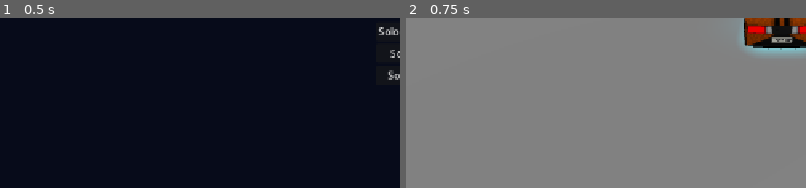
Above: before the commit, frames 1-2 (left to right).
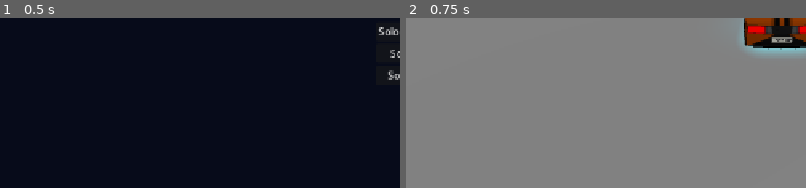
Above: after the commit, the same moments.

Repository: khanhonthetrack/speedfest
Game: Godot game, scene res://ui/main_menu.tscn
Same seed, same stepped clock (60 frames per second), same inputs: the game is played once before the commit and once after it.
Inputs:
- Up to frame 1 (0.5 s): no input
- Up to frame 2 (0.75 s): click "Solo: Neon Downtown" at 0.5 s
The pictures show only the part of the screen within x 3-53%, y 38-88%; the shares and areas given below are measured in that part.

Frame 1 is identical in both runs. In frame 2, 0.1% of the frame differs, in the area x 90-98%, y 4-10%.

Commit message:
visuals: mesh cache, ghost material, budgets test, bench, module doc

Diff:
--- a/game/cars/visual/car_visual.gd
+++ b/game/cars/visual/car_visual.gd
@@ -46,7 +46,9 @@
 var _glass_mat: StandardMaterial3D
 var _glow_mat: ShaderMaterial
 var _flame_mat: ShaderMaterial
+var _ghost_mat: StandardMaterial3D
 var _wheel_base: Array[Vector3] = []
+var _wheel_xf: Array[Transform3D] = [Transform3D(), Transform3D(), Transform3D(), Transform3D()]
 var _steer := 0.0
 var _spin: Array = [0.0, 0.0, 0.0, 0.0]
 var _susp: Array = [0.0, 0.0, 0.0, 0.0]
@@ -58,6 +60,11 @@
 var _headlights_real := false
 var _rim_design := -1
 var _built_body_key := ""
+
+## Geometry cache shared by all CarVisuals: "car:parts" -> body mesh (+ info), "car:rim" -> wheel meshes.
+## Materials are per instance (surface overrides), so cars with the same parts share meshes.
+static var _mesh_cache: Dictionary = {}
+const CACHE_MAX := 48
 
 static var _trim_mat: StandardMaterial3D
 static var _chrome_mat: StandardMaterial3D
@@ -153,7 +160,8 @@
 		var wb := hub * Basis(Vector3.RIGHT, -spin)
 		if side < 0.0:
 			wb = wb * Basis(Vector3.UP, PI)
-		mm.set_instance_transform(i, Transform3D(wb, pos))
+		_wheel_xf[i] = Transform3D(wb, pos)
+		mm.set_instance_transform(i, _wheel_xf[i])
 		var cal_off := hub * Vector3(side * dx, 0, 0)
 		var cal_b := hub
 		if i >= 2:
@@ -184,14 +192,24 @@
 
 func set_ghost(alpha: float) -> void:
 	_ghost = clampf(alpha, 0.0, 1.0)
-	var tr := 1.0 - _ghost
+	var ghosted := _ghost < 0.999
+	if ghosted:
+		if _ghost_mat == null:
+			_ghost_mat = StandardMaterial3D.new()
+			_ghost_mat.transparency = BaseMaterial3D.TRANSPARENCY_ALPHA
+			_ghost_mat.depth_draw_mode = BaseMaterial3D.DEPTH_DRAW_ALWAYS
+			_ghost_mat.roughness = 0.25
+			_ghost_mat.metallic = 0.3
+			_ghost_mat.emission_enabled = true
+		var pc := Color(String(style.get("paint", "#ffffff")))
+		_ghost_mat.albedo_color = Color(pc.r, pc.g, pc.b, _ghost * 0.85)
+		_ghost_mat.emission = pc * 0.25
 	for gi in [_body, _wheels_mm, _calipers_mm]:
 		if gi:
-			(gi as GeometryInstance3D).transparency = tr
-			(gi as GeometryInstance3D).cast_shadow = GeometryInstance3D.SHADOW_CASTING_SETTING_ON if _ghost > 0.95 else GeometryInstance3D.SHADOW_CASTING_SETTING_OFF
+			(gi as GeometryInstance3D).material_override = _ghost_mat if ghosted else (_wheel_mat if gi != _body else null)
+			(gi as GeometryInstance3D).cast_shadow = GeometryInstance3D.SHADOW_CASTING_SETTING_OFF if ghosted else GeometryInstance3D.SHADOW_CASTING_SETTING_ON
 	if _plate:
-		_plate.modulate.a = _ghost
-		_plate.outline_modulate.a = 0.0
+		_plate.visible = not ghosted or _ghost > 0.7
 	visible = _ghost > 0.01
 	set_underglow_enabled(_underglow_on)
 	set_nitro(_nitro)
@@ -246,6 +264,11 @@
 		_head_spots.append(sp)
 
 
+## Current transform of wheel i (FL, FR, RL, RR) in CarVisual space.
+func get_wheel_transform(i: int) -> Transform3D:
+	return _wheel_xf[clampi(i, 0, 3)]
+
+
 func get_triangle_count() -> int:
 	return triangle_count
 
@@ -268,14 +291,25 @@
 
 
 func _build_body() -> void:
-	var kit := MeshKit.new()
-	CarBody.build_shell(shape, kit)
-	CarBody.build_greenhouse(shape, kit)
-	info = CarParts.build(shape, kit, style)
+	var key := car_id + ":" + _body_key()
+	var entry: Dictionary = _mesh_cache.get(key, {})
+	if entry.is_empty():
+		var kit := MeshKit.new()
+		CarBody.build_shell(shape, kit)
+		CarBody.build_greenhouse(shape, kit)
+		var inf := CarParts.build(shape, kit, style)
+		entry = {"mesh": kit.commit({}), "info": inf, "tris": kit.tri_count()}
+		if _mesh_cache.size() >= CACHE_MAX:
+			_mesh_cache.clear()
+		_mesh_cache[key] = entry
+	info = (entry["info"] as Dictionary).duplicate(true)
+	var mesh: ArrayMesh = entry["mesh"]
+	_body.mesh = mesh
 	var mats := {"paint": _paint_mat, "glass": _glass_mat, "trim": _trim_mat, "chrome": _chrome_mat, "lights": _lights_mat}
-	_body.mesh = kit.commit(mats)
+	for i in mesh.get_surface_count():
+		_body.set_surface_override_material(i, mats.get(mesh.surface_get_name(i)))
 	_built_body_key = _body_key()
-	_body_tris = kit.tri_count()
+	_body_tris = int(entry["tris"])
 	triangle_count = _body_tris + _wheel_tris
 	# license plate
 	_plate.text = String(style["plate"])
@@ -291,10 +325,12 @@
 func _build_wheels() -> void:
 	_rim_design = int(style["rims"])
 	var g := shape.g
-	var wheel := CarWheels.build_wheel(g["wheel_radius"], g["wheel_width"], _rim_design)
-	wheel.surface_set_material(0, _wheel_mat)
-	var cal := CarWheels.build_caliper(g["wheel_radius"])
-	cal.surface_set_material(0, _wheel_mat)
+	var wkey := car_id + ":" + str(_rim_design)
+	if not _mesh_cache.has(wkey):
+		_mesh_cache[wkey] = {"wheel": CarWheels.build_wheel(g["wheel_radius"], g["wheel_width"], _rim_design),
+			"cal": CarWheels.build_caliper(g["wheel_radius"])}
+	var wheel: ArrayMesh = _mesh_cache[wkey]["wheel"]
+	var cal: ArrayMesh = _mesh_cache[wkey]["cal"]
 	if _wheels_mm == null:
 		_wheels_mm = MultiMeshInstance3D.new()
 		_wheels_mm.name = "Wheels"
@@ -308,6 +344,7 @@
 		mm.mesh = pair[1]
 		mm.instance_count = 4
 		(pair[0] as MultiMeshInstance3D).multimesh = mm
+		(pair[0] as MultiMeshInstance3D).material_override = _wheel_mat
 	_wheel_base = CarDefs.wheel_positions(car_id)
 	var tw := 0
 	for m in [wheel, cal]:
@@ -346,7 +383,7 @@
 func _build_nitro() -> void:
 	if Settings.is_compat():
 		var cp := CPUParticles3D.new()
-		cp.amount = 40
+		cp.amount = 56
 		cp.lifetime = 0.35
 		cp.local_coords = false
 		cp.direction = Vector3(0, 0, 1)
@@ -365,7 +402,7 @@
 		_particles = cp
 	else:
 		var gp := GPUParticles3D.new()
-		gp.amount = 64
+		gp.amount = 80
 		gp.lifetime = 0.4
 		gp.local_coords = false
 		var pm := ParticleProcessMaterial.new()
@@ -393,7 +430,7 @@
 
 func _particle_mesh() -> QuadMesh:
 	var q := QuadMesh.new()
-	q.size = Vector2(0.22, 0.22)
+	q.size = Vector2(0.16, 0.16)
 	var m := StandardMaterial3D.new()
 	m.shading_mode = BaseMaterial3D.SHADING_MODE_UNSHADED
 	m.transparency = BaseMaterial3D.TRANSPARENCY_ALPHA
--- a/game/shaders/car_lights.gdshader
+++ b/game/shaders/car_lights.gdshader
@@ -27,7 +27,7 @@
 		alb = vec3(0.35, 0.0, 0.01);
 	} else if (type > 0.4) {
 		em = vec3(1.0, 0.98, 0.95) * reverse * 3.5;
-		alb = vec3(0.8);
+		alb = vec3(0.35);
 	} else if (type > 0.15) {
 		em = vec3(1.0, 0.45, 0.02) * 0.9;
 		alb = vec3(0.6, 0.3, 0.02);
--- a/game/shaders/car_paint.gdshader
+++ b/game/shaders/car_paint.gdshader
@@ -109,10 +109,13 @@
 	float spec = 0.6;
 	float coat = 1.0;
 	if (finish == 1) {
-		float fl = hash3(floor(lpos * 520.0));
+		// metallic flake, faded out with distance so it never turns into noise
+		vec3 fp = lpos * 520.0;
+		float fade = 1.0 - smoothstep(0.35, 1.0, length(fwidth(fp)));
+		float fl = mix(0.5, hash3(floor(fp)), fade);
 		metal = 0.72;
-		rough = 0.36 - fl * 0.16;
-		base *= 0.9 + 0.22 * fl;
+		rough = 0.34 - (fl - 0.5) * 0.18;
+		base *= 0.95 + 0.12 * fl;
 	} else if (finish == 2) {
 		vec3 shift = hue_shift(base, -0.09) * 1.1 + vec3(0.03);
 		base = mix(base, shift, clamp(fres * 1.6, 0.0, 1.0));
--- /dev/null
+++ b/game/tests/visual/bench.gd
@@ -0,0 +1,20 @@
+extends Node
+## Headless timing of CarVisual builds (garage / race startup cost).
+
+
+func _ready() -> void:
+	for id in CarDefs.IDS:
+		var cv := CarVisual.new()
+		add_child(cv)
+		var t0 := Time.get_ticks_usec()
+		cv.build(id, CarDefs.default_style(id))
+		var t1 := Time.get_ticks_usec()
+		var st := CarDefs.default_style(id)
+		st["spoiler"] = 4
+		cv.apply_style(st)
+		var t2 := Time.get_ticks_usec()
+		st["paint"] = "#00ff00"
+		cv.apply_style(st)
+		var t3 := Time.get_ticks_usec()
+		print("BENCH %s build=%dms parts=%dms paint=%dms" % [id, (t1 - t0) / 1000, (t2 - t1) / 1000, (t3 - t2) / 1000])
+	TestHooks.finish()
--- /dev/null
+++ b/game/tests/visual/bench.tscn
@@ -0,0 +1,6 @@
+[gd_scene load_steps=2 format=3]
+
+[ext_resource type="Script" path="res://tests/visual/bench.gd" id="1"]
+
+[node name="Bench" type="Node"]
+script = ExtResource("1")
--- /dev/null
+++ b/game/tests/visual/test_build.gd
@@ -0,0 +1,145 @@
+extends Node
+## Headless: builds every part combination of every car, checks triangle and draw-call budgets,
+## exercises the whole CarVisual API, and checks that paint-only style changes don't rebuild meshes.
+
+const MAX_TRIS := 25000
+const MAX_DRAWS := 12
+
+
+func _ready() -> void:
+	var t0 := Time.get_ticks_msec()
+	var worst_tris := 0
+	var worst_draws := 0
+	var combos := 0
+	var errors := 0
+	var full: bool = TestHooks.arg("full", true)
+	for id in CarDefs.IDS:
+		var cv := CarVisual.new()
+		add_child(cv)
+		cv.build(id, CarDefs.default_style(id))
+		var keys := ["hood", "front", "rear", "skirts", "spoiler"]
+		var counts: Array = []
+		for k in keys:
+			counts.append(int(CarDefs.PART_COUNTS[k]))
+		var total := 1
+		for c in counts:
+			total *= c
+		for n in total:
+			if not full and n % 7 != 0:
+				continue
+			var st := CarDefs.default_style(id)
+			var rem := n
+			for i in keys.size():
+				st[keys[i]] = rem % int(counts[i])
+				rem /= int(counts[i])
+			st["rims"] = n % int(CarDefs.PART_COUNTS["rims"])
+			cv.apply_style(st)
+			combos += 1
+			var tris := cv.get_triangle_count()
+			var draws := _draw_calls(cv)
+			worst_tris = maxi(worst_tris, tris)
+			worst_draws = maxi(worst_draws, draws)
+			if tris > MAX_TRIS or draws > MAX_DRAWS or tris <= 0:
+				errors += 1
+				if errors < 6:
+					TestHooks.fail("budget_%s_%d" % [id, n], "tris=%d draws=%d style=%s" % [tris, draws, str(st)])
+		TestHooks.check(_has_surfaces(cv, ["paint", "glass", "trim", "chrome", "lights"]), "surfaces_%s" % id)
+		_api(cv, id)
+		cv.queue_free()
+	print("combos=%d worst_tris=%d worst_draws=%d ms=%d" % [combos, worst_tris, worst_draws, Time.get_ticks_msec() - t0])
+	TestHooks.check(errors == 0, "all_combos_within_budget", "%d over budget" % errors)
+	_sanitize()
+	TestHooks.finish()
+
+
+## Draw calls of one car in the normal (non-nitro) state.
+func _draw_calls(cv: CarVisual) -> int:
+	var n := 0
+	for c in _all(cv):
+		if c is MeshInstance3D and (c as MeshInstance3D).visible and (c as MeshInstance3D).mesh:
+			n += (c as MeshInstance3D).mesh.get_surface_count()
+		elif c is MultiMeshInstance3D:
+			n += 1
+		elif c is Label3D:
+			n += 1
+	return n
+
+
+func _all(n: Node) -> Array:
+	var out: Array = []
+	for c in n.get_children():
+		out.append(c)
+		out.append_array(_all(c))
+	return out
+
+
+func _has_surfaces(cv: CarVisual, names: Array) -> bool:
+	var body := cv.get_node("Body") as MeshInstance3D
+	var have: Array = []
+	for i in body.mesh.get_surface_count():
+		have.append((body.mesh as ArrayMesh).surface_get_name(i))
+	for nm in names:
+		if not nm in have:
+			print("missing surface ", nm, " have ", have)
+			return false
+	return true
+
+
+func _api(cv: CarVisual, id: String) -> void:
+	var st := CarDefs.default_style(id)
+	cv.apply_style(st)
+	var body := cv.get_node("Body") as MeshInstance3D
+	var mesh_before := body.mesh
+	var wheels_before := (cv.get_node("Wheels") as MultiMeshInstance3D).multimesh
+	# paint-only changes must not rebuild geometry
+	for fin in CarDefs.FINISHES:
+		for liv in CarDefs.LIVERIES:
+			st["finish"] = fin
+			st["livery"] = liv
+			st["paint"] = "#3080ff"
+			st["hood_carbon"] = not st["hood_carbon"]
+			cv.apply_style(st)
+	for mode in CarDefs.UNDERGLOW_MODES:
+		st["underglow_mode"] = mode
+		cv.apply_style(st)
+	st["ride_height"] = -1.0
+	cv.apply_style(st)
+	var low := body.position.y
+	st["ride_height"] = 1.0
+	cv.apply_style(st)
+	TestHooks.check(body.position.y > low + 0.05, "ride_height_%s" % id, "low=%f high=%f" % [low, body.position.y])
+	TestHooks.check(body.mesh == mesh_before and (cv.get_node("Wheels") as MultiMeshInstance3D).multimesh == wheels_before,
+		"paint_only_no_rebuild_%s" % id)
+	st["plate"] = "TEST 1"
+	cv.apply_style(st)
+	TestHooks.check((body.get_node("Plate") as Label3D).text == "TEST 1", "plate_%s" % id)
+	cv.set_wheel_state(0.3, [1.0, 2.0, 3.0, 4.0], [0.02, -0.02, 0.0, 0.01])
+	cv.set_wheel_state(0.0, [], [])
+	cv.set_lights(true, true)
+	cv.set_nitro(true)
+	cv.set_nitro(false)
+	cv.set_ghost(0.4)
+	TestHooks.check(body.material_override != null and body.material_override.transparency != BaseMaterial3D.TRANSPARENCY_DISABLED, "ghost_%s" % id)
+	cv.set_ghost(1.0)
+	TestHooks.check(body.material_override == null, "unghost_%s" % id)
+	cv.set_underglow_enabled(false)
+	cv.set_underglow_enabled(true)
+	cv.set_headlights_real(true)
+	cv.set_headlights_real(false)
+	var ex := cv.get_exhaust_points()
+	TestHooks.check(ex.size() >= 1, "exhausts_%s" % id)
+	# wheels sit inside the body width and touch the ground
+	var g := CarDefs.geometry(id)
+	var p := cv.get_wheel_transform(0).origin
+	TestHooks.check(is_equal_approx(p.y, 0.0) and is_equal_approx(p.x, -float(g["track_front"]) * 0.5) and p.z < 0.0, "wheel_fl_pos_%s" % id, str(p))
+	# rebuild with a different car id on the same node
+	cv.build("veloce" if id != "veloce" else "kaze", {})
+	TestHooks.check(cv.get_triangle_count() > 1000, "rebuild_other_%s" % id)
+
+
+func _sanitize() -> void:
+	var cv := CarVisual.new()
+	add_child(cv)
+	cv.build("nope", {"paint": "notacolor", "rims": 99, "spoiler": -3, "livery": "bogus"})
+	TestHooks.check(cv.car_id == "kaze" and cv.get_triangle_count() > 1000, "bad_input_sanitized")
+	cv.queue_free()
--- /dev/null
+++ b/game/tests/visual/test_build.tscn
@@ -0,0 +1,6 @@
+[gd_scene load_steps=2 format=3]
+
+[ext_resource type="Script" path="res://tests/visual/test_build.gd" id="1"]
+
+[node name="TestBuild" type="Node"]
+script = ExtResource("1")
Not shown, added: docs/modules/visuals.md
